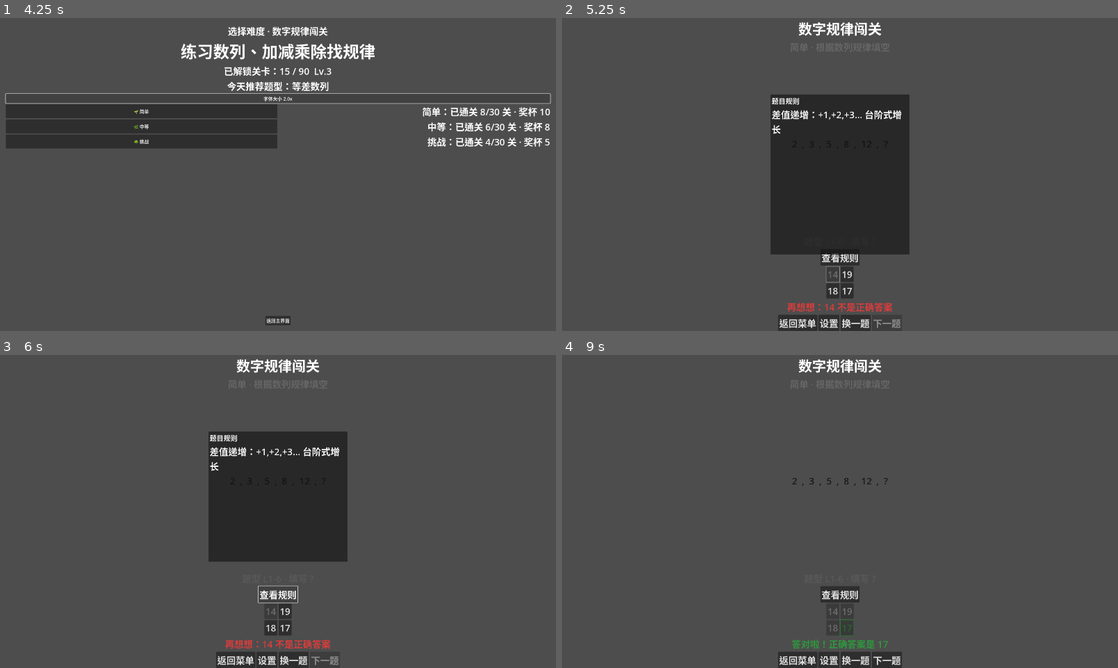
Above: before the commit, frames 1-4 (two rows, left to right).
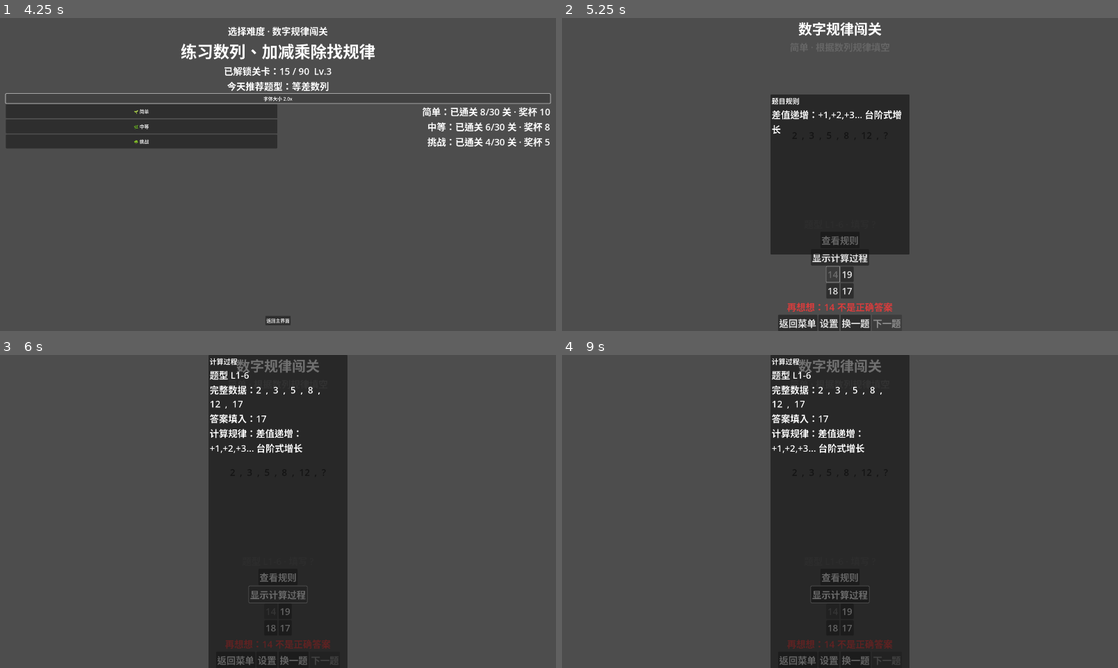
Above: after the commit, the same moments.

Repository: nimeia/math_logic
Game: Godot game, scene res://scenes/main.tscn
Same seed, same stepped clock (60 frames per second), same inputs: the game is played once before the commit and once after it.
Inputs (mouse positions are in pixels of both pictures, inside the frame that each line leads up to):
- Up to frame 1 (4.25 s): click "⚙" at 0.5 s; click "选择难度" at 1.25 s; click "字体大小 2.0x" at 2 s; click "字体大小 2.5x" at 2.75 s; click "字体大小 1.5x" at 3.5 s
- Up to frame 2 (5.25 s): click "🌱 简单" at 4.25 s; click "14" at 5 s
- Up to frame 3 (6 s): click (278, 592) at 5.75 s, where only the run after the commit has a clickable "显示计算过程"
- Up to frame 4 (9 s): click "查看规则" at 6.5 s; click "19" at 7.25 s; click "18" at 8 s; click "17" at 8.75 s

Frame 1 is identical in both runs. In frame 2, 0.3% of the frame differs, in the area x 44-56%, y 69-80%; in frame 3, 14%; in frame 4, 23%, in the area x 37-63%, y 0-100%.

Commit message:
Add calculation process viewer to number game

Diff:
--- a/ui/big_screen/screens/ui_number_game_big.tscn
+++ b/ui/big_screen/screens/ui_number_game_big.tscn
@@ -150,6 +150,15 @@
 text = "查看规则"
 custom_minimum_size = Vector2(0, 52)
 
+[node name="SolutionRow" type="CenterContainer" parent="Layout/VBox"]
+size_flags_horizontal = 3
+
+[node name="SolutionButton" type="Button" parent="Layout/VBox/SolutionRow"]
+unique_name_in_owner = true
+visible = false
+text = "显示计算过程"
+custom_minimum_size = Vector2(0, 52)
+
 [node name="OptionsWrapper" type="CenterContainer" parent="Layout/VBox"]
 size_flags_horizontal = 3
 size_flags_vertical = 1
@@ -255,7 +264,11 @@
 size_flags_horizontal = 3
 size_flags_vertical = 3
 
-[node name="SettingsMargin" type="MarginContainer" parent="SettingsPopup"]
+[node name="SolutionPopup" type="PopupPanel" parent="."]
+unique_name_in_owner = true
+size = Vector2(520, 220)
+
+[node name="SolutionMargin" type="MarginContainer" parent="SolutionPopup"]
 anchor_right = 1.0
 anchor_bottom = 1.0
 margin_left = 24.0
@@ -263,6 +276,32 @@
 margin_right = -24.0
 margin_bottom = -16.0
 
+[node name="SolutionVBox" type="VBoxContainer" parent="SolutionPopup/SolutionMargin"]
+anchor_right = 1.0
+anchor_bottom = 1.0
+size_flags_vertical = 3
+custom_constants/separation = 12
+
+[node name="SolutionTitle" type="Label" parent="SolutionPopup/SolutionMargin/SolutionVBox"]
+text = "计算过程"
+theme_type_variation = "HeaderMedium"
+size_flags_horizontal = 3
+
+[node name="SolutionLabel" type="Label" parent="SolutionPopup/SolutionMargin/SolutionVBox"]
+unique_name_in_owner = true
+text = "完整序列与规则"
+autowrap_mode = 2
+size_flags_horizontal = 3
+size_flags_vertical = 3
+
+[node name="SettingsMargin" type="MarginContainer" parent="SettingsPopup"]
+anchor_right = 1.0
+anchor_bottom = 1.0
+margin_left = 24.0
+margin_top = 16.0
+margin_right = -24.0
+margin_bottom = -16.0
+
 [node name="SettingsVBox" type="VBoxContainer" parent="SettingsPopup/SettingsMargin"]
 anchor_right = 1.0
 anchor_bottom = 1.0
--- a/ui/common/screens/number_game_screen.gd
+++ b/ui/common/screens/number_game_screen.gd
@@ -115,6 +115,9 @@
 @onready var rule_button: Button = %RuleButton
 @onready var rule_popup: PopupPanel = %RulePopup
 @onready var rule_label: Label = %RuleLabel
+@onready var solution_button: Button = %SolutionButton
+@onready var solution_popup: PopupPanel = %SolutionPopup
+@onready var solution_label: Label = %SolutionLabel
 @onready var settings_button: Button = %SettingsButton
 @onready var settings_popup: PopupPanel = %SettingsPopup
 @onready var close_settings_button: Button = %CloseSettingsButton
@@ -141,6 +144,7 @@
     _wire_button(next_button, Callable(self, "_on_next_pressed"))
     _wire_button(close_settings_button, Callable(settings_popup, "hide"))
     _wire_button(rule_button, Callable(self, "_on_rule_pressed"))
+    _wire_button(solution_button, Callable(self, "_on_solution_pressed"))
     for button in option_buttons:
         _wire_button(button, Callable(self, "_on_option_selected"), button)
     _collect_shape_cells()
@@ -188,6 +192,8 @@
             feedback_label,
             rule_button,
             rule_label,
+            solution_button,
+            solution_label,
             settings_button,
             close_settings_button,
             back_button,
@@ -223,6 +229,7 @@
         feedback_label.text = ""
         _lock_options(true)
         return
+    _hide_solution()
     var display = _current_puzzle.get("display", [])
     var structure: String = _current_puzzle.get("metadata", {}).get("structure", "")
     _log_puzzle(display, _current_puzzle.get("template_id", ""), _current_puzzle.get("answer", ""), structure)
@@ -470,6 +477,7 @@
         button.modulate = Color(0.18, 0.6, 0.24)
         _lock_options(true)
         next_button.disabled = false
+        _show_solution_button()
 
 func _handle_incorrect(button: Button, answer) -> void:
         feedback_label.text = "再想想：%s 不是正确答案" % str(button.text)
@@ -477,6 +485,7 @@
         button.disabled = true
         button.modulate = Color(0.7, 0.7, 0.7)
         _show_rule_button()
+        _show_solution_button()
 
 func _lock_options(state: bool) -> void:
         for btn in _valid_option_buttons():
@@ -497,6 +506,9 @@
 
 func _on_rule_pressed() -> void:
         _show_rule_popup()
+
+func _on_solution_pressed() -> void:
+        _show_solution_popup()
 
 func _on_font_slider_changed(value: float) -> void:
         _set_font_scale(value)
@@ -525,6 +537,12 @@
 func _show_rule_popup() -> void:
         if rule_popup != null:
                 rule_popup.popup_centered()
+
+func _show_solution_popup() -> void:
+        if solution_label != null:
+                solution_label.text = _build_solution_text()
+        if solution_popup != null:
+                solution_popup.popup_centered()
 
 func _update_font_value_label() -> void:
         if font_value_label != null:
@@ -573,3 +591,28 @@
         if not meta_bits.is_empty():
                 meta_text = " (%s)" % ", ".join(meta_bits)
         AppLogger.info("生成题目[%s/%s] %s%s -> %s | 答案:%s" % [mode_label, _difficulty, template_id, meta_text, rendered, str(answer)])
+
+func _show_solution_button() -> void:
+        if solution_button != null:
+                solution_button.visible = true
+
+func _hide_solution() -> void:
+        if solution_button != null:
+                solution_button.visible = false
+        if solution_popup != null:
+                solution_popup.hide()
+
+func _build_solution_text() -> String:
+        if _current_puzzle.is_empty():
+                return "暂无题目"
+        var template_id: String = _current_puzzle.get("template_id", "")
+        var answer = _current_puzzle.get("answer", PLACEHOLDER_TEXT)
+        var rules: Dictionary = _template_rules.get(_mode, {})
+        var rule_text: String = rules.get(template_id, "暂无规则说明")
+        var details: Array[String] = []
+        if not template_id.is_empty():
+                details.append("题型 %s" % template_id)
+        details.append("完整数据：%s" % _format_display(_current_puzzle.get("sequence", _current_puzzle.get("cells", _current_puzzle.get("display", [])))))
+        details.append("答案填入：%s" % str(answer))
+        details.append("计算规律：%s" % rule_text)
+        return "\n".join(details)
--- a/ui/handheld/screens/ui_number_game_handheld.tscn
+++ b/ui/handheld/screens/ui_number_game_handheld.tscn
@@ -150,6 +150,15 @@
 text = "查看规则"
 custom_minimum_size = Vector2(0, 52)
 
+[node name="SolutionRow" type="CenterContainer" parent="Layout/VBox"]
+size_flags_horizontal = 3
+
+[node name="SolutionButton" type="Button" parent="Layout/VBox/SolutionRow"]
+unique_name_in_owner = true
+visible = false
+text = "显示计算过程"
+custom_minimum_size = Vector2(0, 48)
+
 [node name="OptionsWrapper" type="CenterContainer" parent="Layout/VBox"]
 size_flags_horizontal = 3
 size_flags_vertical = 1
@@ -254,6 +263,36 @@
 size_flags_horizontal = 3
 size_flags_vertical = 3
 
+[node name="SolutionPopup" type="PopupPanel" parent="."]
+unique_name_in_owner = true
+size = Vector2(480, 200)
+
+[node name="SolutionMargin" type="MarginContainer" parent="SolutionPopup"]
+anchor_right = 1.0
+anchor_bottom = 1.0
+margin_left = 18.0
+margin_top = 12.0
+margin_right = -18.0
+margin_bottom = -12.0
+
+[node name="SolutionVBox" type="VBoxContainer" parent="SolutionPopup/SolutionMargin"]
+anchor_right = 1.0
+anchor_bottom = 1.0
+size_flags_vertical = 3
+custom_constants/separation = 10
+
+[node name="SolutionTitle" type="Label" parent="SolutionPopup/SolutionMargin/SolutionVBox"]
+text = "计算过程"
+theme_type_variation = "HeaderMedium"
+size_flags_horizontal = 3
+
+[node name="SolutionLabel" type="Label" parent="SolutionPopup/SolutionMargin/SolutionVBox"]
+unique_name_in_owner = true
+text = "完整序列与规则"
+autowrap_mode = 2
+size_flags_horizontal = 3
+size_flags_vertical = 3
+
 [node name="SettingsMargin" type="MarginContainer" parent="SettingsPopup"]
 anchor_right = 1.0
 anchor_bottom = 1.0
